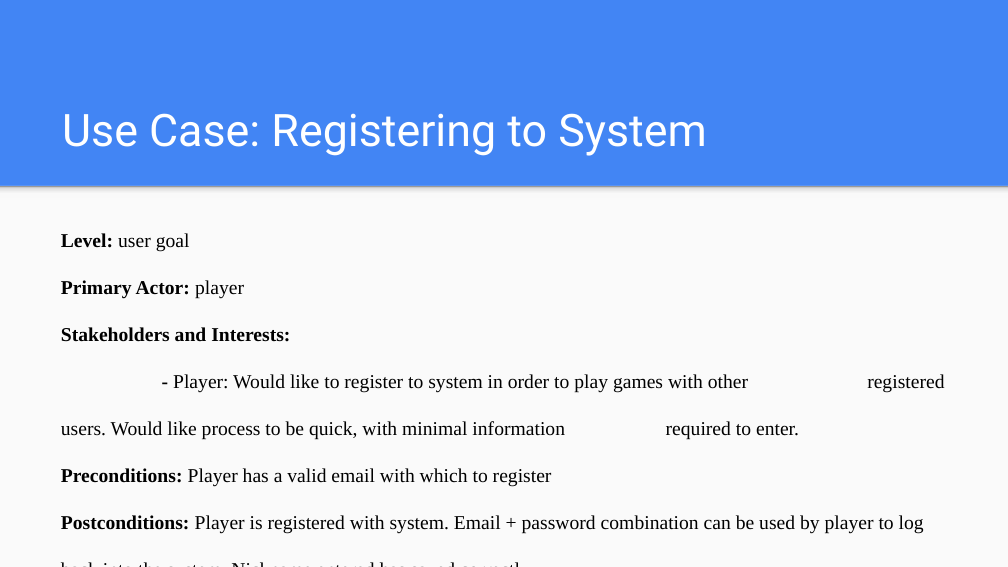
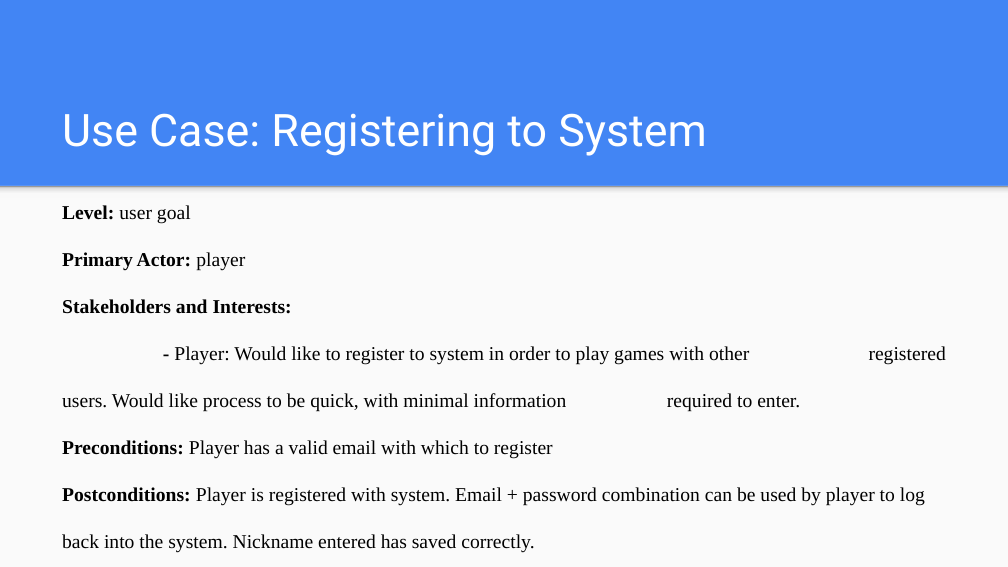
Before and after one commit to iguanastin/cs414-f17-hnefatafl, a slide deck: slide 3 of Use Case Presentation.pptx. Drawn at 1008x567 pixels with LibreOffice and Linux fonts; fonts in the diff are those of the drawing. Boxes give left, top, right and bottom in pixels: in the first picture for what was removed or moved away, otherwise in the second. Text is boxed around its words. In the diff, an @@ line names an element or a change of style, - is before the commit and + after.

Commit message:
Fixed formatting in Use Case Presentation

```diff
--- a/Use Case Presentation.pptx
+++ b/Use Case Presentation.pptx
@@ text "Level: user goal" rewrapped from <box>61,233,924,534</box> to <box>62,205,925,553</box> @@
```
